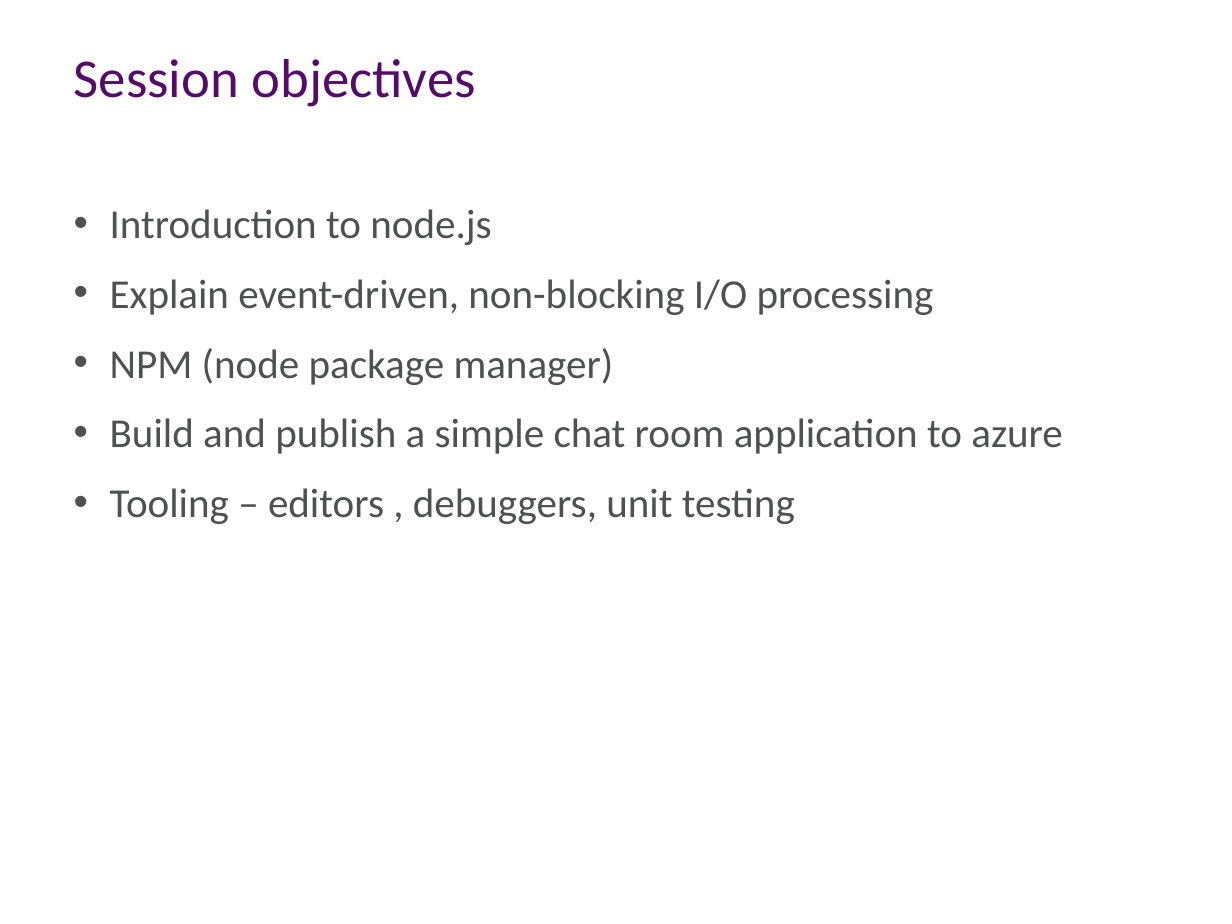
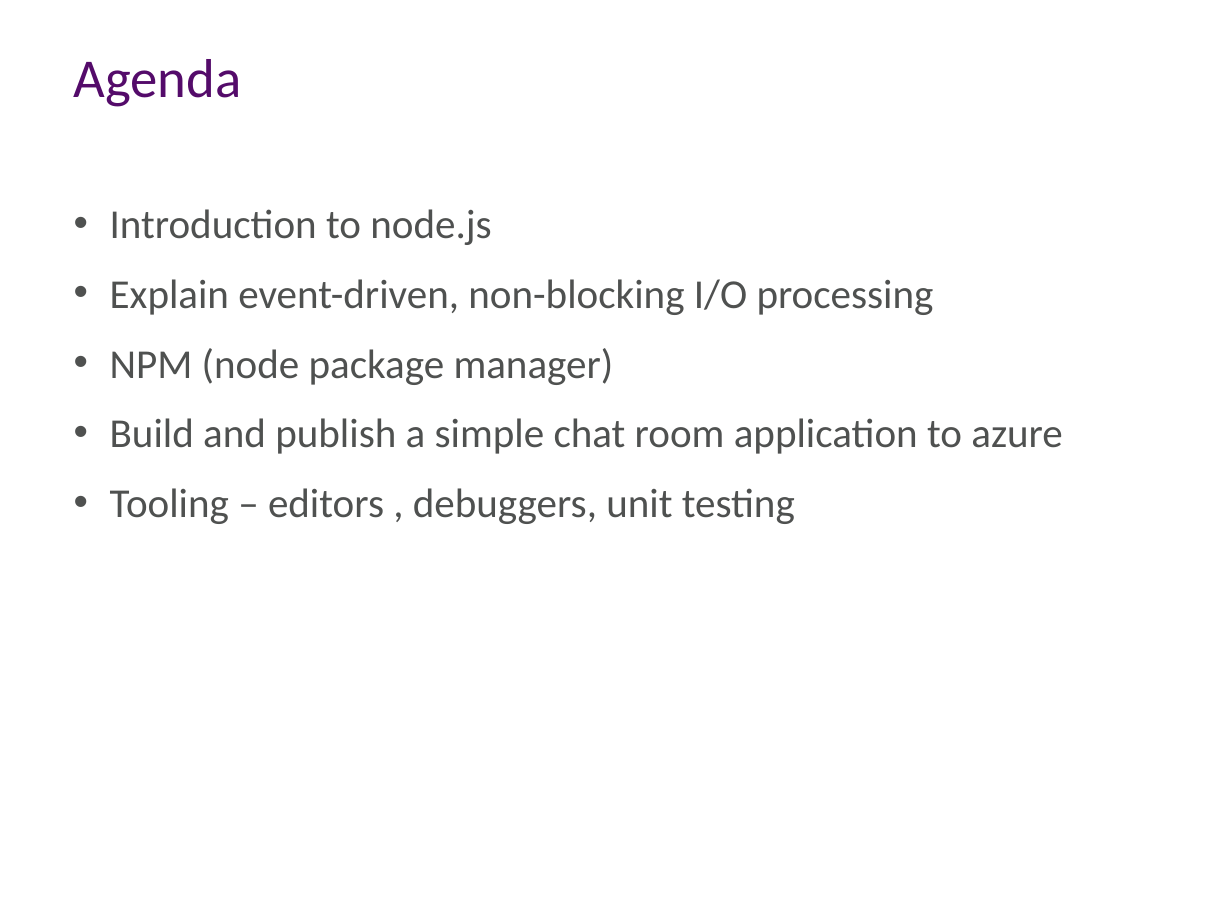
Before and after one commit to aidancasey/AzureNodeChatClient, a slide deck: slide 3 of presentation/Building Node.js Applications on Windows Azure.pptx. Drawn at 1232x924 pixels with LibreOffice and Linux fonts; fonts in the diff are those of the drawing; background and template pictures are left out. Boxes give left, top, right and bottom in pixels: in the first picture for what was removed or moved away, otherwise in the second. Text is boxed around its words. In the diff, an @@ line names an element or a change of style, - is before the commit and + after.

```diff
--- a/presentation/Building Node.js Applications on Windows Azure.pptx
+++ b/presentation/Building Node.js Applications on Windows Azure.pptx
@@ title at (74,59,242,107): text changed @@
-Session objectives
+Agenda
```
Also in this commit, not shown: 2 other slides changed.
